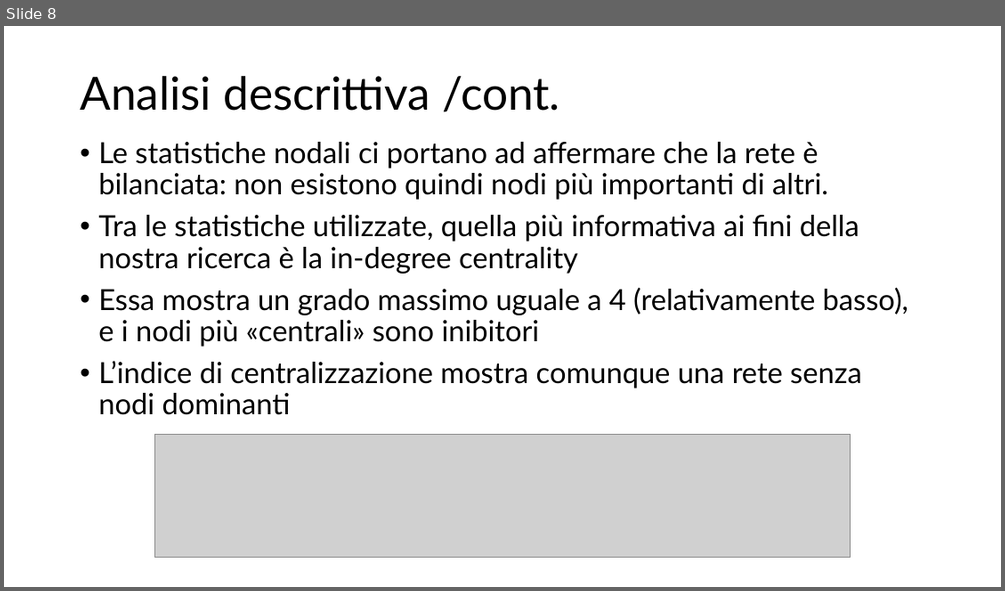
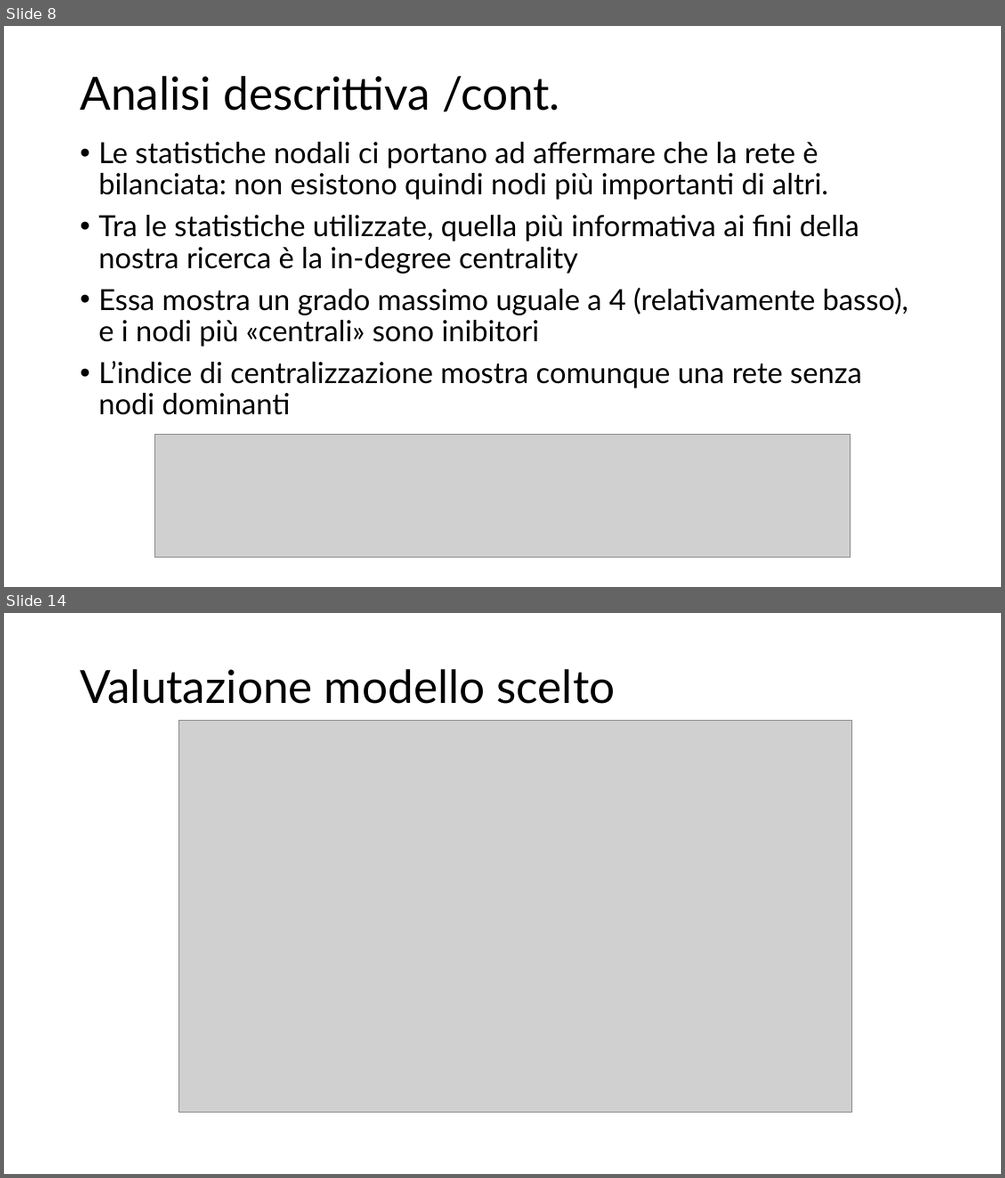
Before and after one commit to cMancio00/sand-2024, a slide deck: Analysis of visual cortical neurons of mice.pptx. Shown one above the other, each under a label of ours: slide 8 before the commit, slides 8 and 14 after it; the slides between them are not shown. The pictures are 1005x591 and 1005x1178 pixels, drawn with LibreOffice and Linux fonts; fonts in the diff are those of the drawing; grey boxes stand for pictures. Boxes give left, top, right and bottom in pixels: in the first picture for what was removed or moved away, otherwise in the second. Text is boxed around its words. In the diff, an @@ line names an element or a change of style, - is before the commit and + after.

```diff
--- a/Analysis of visual cortical neurons of mice.pptx
+++ b/Analysis of visual cortical neurons of mice.pptx
@@ slide 14 added at [4,613,1001,1174], background #FFFFFF @@
@@ title added at [80,669,615,704], 44 pt, text #000000 @@
+Valutazione modello scelto
@@ picture added at [179,721,851,1112] @@
```
Also in this commit, not shown: 1 slide changed, 6 other slides added, 4 other files.
